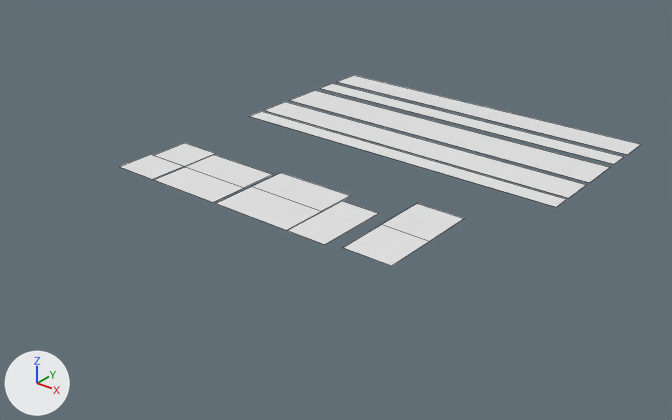
Before and after pictures for a commit that changed the FBX model 3D Assets/Master/Panel Trimsheet 01/FBX/Bake Mesh/Panel Trimsheet 01_low.fbx.
Before and after are seen from a 50 mm lens placed at (2.67, -3.79, 1.91), pointed at (0.0, -0.44, -0.16). Arrows for +X, +Y and +Z are at lower left; the lights stay in place. Mesh edges are drawn as thin lines.

Names of what the first picture shows: 'Circle_in_low', 'Circle_out_low', 'Egg_in_low', 'Long_Circle_in_low', 'Long_Circle_out_low', 'Square_in_hard_low', 'Square_in_soft_low', 'Trapezoid_in_low', 'Trapezoid_out_low', 'Trim_01_low', 'Trim_02_low', 'Trim_03_low', 'Trim_04_low', 'Trim_05_low'.
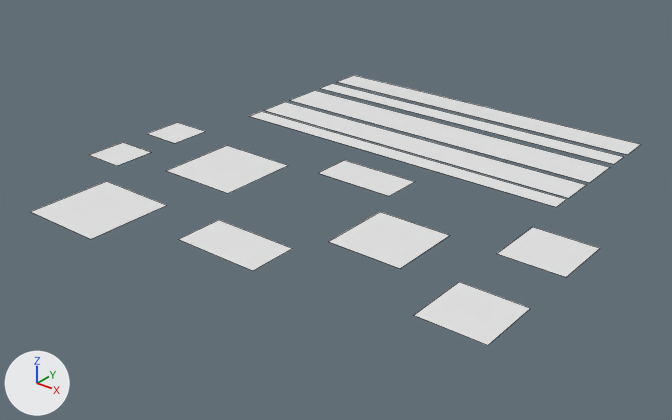
Where the newer file only moved an object's origin or applied its transform, the numbers keep the older frame.

The change, as a diff of the scene's bpy script:
```diff
--- a/3D Assets/Master/Panel Trimsheet 01/FBX/Bake Mesh/Panel Trimsheet 01_low.fbx.py
+++ b/3D Assets/Master/Panel Trimsheet 01/FBX/Bake Mesh/Panel Trimsheet 01_low.fbx.py
@@ me_plane_016 @@
 me_plane_016.from_pydata(...)  # 4 vertices, 1 face; spans x -0.731..-0.308, y -1.0..-0.783, z 0.0
-me_plane_016.vertices[0].co = (-0.731, -1.0, 0.0)  # pixel (153, 179)
-me_plane_016.vertices[1].co = (-0.308, -1.0, 0.0)  # pixel (212, 202)
-me_plane_016.vertices[2].co = (-0.731, -0.783, 0.0)  # pixel (185, 166)
-me_plane_016.vertices[3].co = (-0.308, -0.783, 0.0)  # pixel (244, 187)
+# me_plane_016 part 2
+me_plane_016.vertices[0].co = (-0.882, -1.62, 0.012)  # pixel (30, 211)
+me_plane_016.vertices[1].co = (-0.438, -1.62, 0.012)  # pixel (90, 239)
+me_plane_016.vertices[2].co = (-0.882, -1.175, 0.012)  # pixel (106, 181)
+me_plane_016.vertices[3].co = (-0.438, -1.175, 0.012)  # pixel (166, 205)
 me_plane_016.materials.append(mat_t_panel_ts_01_low)
@@ me_plane_024 @@
 me_plane_024.from_pydata(...)  # 4 vertices, 1 face; spans x 0.461..0.723, y -0.972..-0.685, z 0.0
-me_plane_024.vertices[0].co = (0.461, -0.972, 0.0)  # pixel (342, 247)
-me_plane_024.vertices[1].co = (0.723, -0.972, 0.0)  # pixel (391, 265)
-me_plane_024.vertices[2].co = (0.461, -0.685, 0.0)  # pixel (381, 224)
-me_plane_024.vertices[3].co = (0.723, -0.685, 0.0)  # pixel (429, 241)
+# me_plane_024 part 9
+me_plane_024.vertices[0].co = (0.989, -1.196, -0.026)  # pixel (413, 315)
+me_plane_024.vertices[1].co = (1.318, -1.196, -0.026)  # pixel (488, 345)
+me_plane_024.vertices[2].co = (0.989, -0.867, -0.026)  # pixel (459, 281)
+me_plane_024.vertices[3].co = (1.318, -0.867, -0.026)  # pixel (530, 308)
 me_plane_024.materials.append(mat_t_panel_ts_01_low)
@@ me_plane_018 @@
 me_plane_018.from_pydata(...)  # 4 vertices, 1 face; spans x -0.289..0.16, y -1.0..-0.749, z 0.0
+# me_plane_018 part 6: the whole mesh is moved by (0.135, -0.365, 0.0)
 me_plane_018.materials.append(mat_t_panel_ts_01_low)
@@ me_plane_019 @@
 me_plane_019.from_pydata(...)  # 4 vertices, 1 face; spans x -0.289..0.16, y -0.749..-0.529, z 0.0
+# me_plane_019 part 8: the whole mesh is moved by (0.15, 0.334, 0.0)
 me_plane_019.materials.append(mat_t_panel_ts_01_low)
@@ me_plane_023 @@
 me_plane_023.from_pydata(...)  # 4 vertices, 1 face; spans x 0.164..0.384, y -1.0..-0.601, z 0.0
-me_plane_023.vertices[0].co = (0.164, -1.0, 0.0)  # pixel (287, 230)
-me_plane_023.vertices[1].co = (0.384, -1.0, 0.0)  # pixel (324, 244)
-me_plane_023.vertices[2].co = (0.164, -0.601, 0.0)  # pixel (342, 200)
-me_plane_023.vertices[3].co = (0.384, -0.601, 0.0)  # pixel (378, 213)
+# me_plane_023 part 4
+me_plane_023.vertices[0].co = (0.386, -0.977, 0.006)  # pixel (328, 241)
+me_plane_023.vertices[1].co = (0.77, -0.977, 0.006)  # pixel (400, 268)
+me_plane_023.vertices[2].co = (0.386, -0.593, 0.006)  # pixel (380, 211)
+me_plane_023.vertices[3].co = (0.77, -0.593, 0.006)  # pixel (450, 235)
 me_plane_023.materials.append(mat_t_panel_ts_01_low)
@@ me_plane_015 @@
 me_plane_015.from_pydata(...)  # 4 vertices, 1 face; spans x -0.98..-0.738, y -0.781..-0.555, z 0.0
-me_plane_015.vertices[0].co = (-0.98, -0.781, 0.0)  # pixel (153, 155)
-me_plane_015.vertices[1].co = (-0.738, -0.781, 0.0)  # pixel (184, 166)
-me_plane_015.vertices[2].co = (-0.98, -0.555, 0.0)  # pixel (184, 142)
-me_plane_015.vertices[3].co = (-0.738, -0.555, 0.0)  # pixel (215, 153)
+# me_plane_015 part 5
+me_plane_015.vertices[0].co = (-1.249, -0.597, 0.002)  # pixel (146, 133)
+me_plane_015.vertices[1].co = (-1.014, -0.597, 0.002)  # pixel (174, 143)
+me_plane_015.vertices[2].co = (-1.249, -0.362, 0.002)  # pixel (177, 122)
+me_plane_015.vertices[3].co = (-1.014, -0.362, 0.002)  # pixel (205, 131)
 me_plane_015.materials.append(mat_t_panel_ts_01_low)
@@ me_plane_014 @@
 me_plane_014.from_pydata(...)  # 4 vertices, 1 face; spans x -1.0..-0.742, y -1.0..-0.782, z 0.0
-me_plane_014.vertices[0].co = (-1.0, -1.0, 0.0)  # pixel (119, 166)
-me_plane_014.vertices[1].co = (-0.742, -1.0, 0.0)  # pixel (152, 179)
-me_plane_014.vertices[2].co = (-1.0, -0.782, 0.0)  # pixel (150, 154)
-me_plane_014.vertices[3].co = (-0.742, -0.782, 0.0)  # pixel (184, 166)
+# me_plane_014 part 3
+me_plane_014.vertices[0].co = (-1.249, -1.001, 0.003)  # pixel (88, 154)
+me_plane_014.vertices[1].co = (-1.014, -1.001, 0.003)  # pixel (117, 165)
+me_plane_014.vertices[2].co = (-1.249, -0.766, 0.003)  # pixel (123, 142)
+me_plane_014.vertices[3].co = (-1.014, -0.766, 0.003)  # pixel (151, 152)
 me_plane_014.materials.append(mat_t_panel_ts_01_low)
@@ me_plane_025 @@
 me_plane_025.from_pydata(...)  # 4 vertices, 1 face; spans x 0.461..0.723, y -0.685..-0.399, z 0.0
 # verts and faces of me_plane_025; kept vertices keep their numbers, new ones are numbered from 4
+# me_plane_025 part 1
+delete_vertices([*range(0, 4)])  # with the faces that use them
+verts[4] = (0.989, -0.559, -0.026)  # pixel (496, 253)
+verts[5] = (1.318, -0.559, -0.026)  # pixel (566, 277)
+verts[6] = (0.989, -0.229, -0.026)  # pixel (532, 226)
+verts[7] = (1.318, -0.229, -0.026)  # pixel (600, 248)
+faces += [(4, 5, 7, 6)]
 me_plane_025.materials.append(mat_t_panel_ts_01_low)
@@ me_plane_017 @@
 me_plane_017.from_pydata(...)  # 4 vertices, 1 face; spans x -0.731..-0.308, y -0.783..-0.575, z 0.0
 # verts and faces of me_plane_017; kept vertices keep their numbers, new ones are numbered from 4
+# me_plane_017 part 7
+delete_vertices([*range(0, 4)])  # with the faces that use them
+verts[4] = (-0.751, -0.9, 0.012)  # pixel (165, 170)
+verts[5] = (-0.306, -0.9, 0.012)  # pixel (227, 193)
+verts[6] = (-0.751, -0.455, 0.012)  # pixel (227, 145)
+verts[7] = (-0.306, -0.455, 0.012)  # pixel (288, 165)
+faces += [(4, 5, 7, 6)]
 me_plane_017.materials.append(mat_t_panel_ts_01_low)
```

Where the change shows, as pixel boxes (x1, y1, x2, y2) in the pictures (672 x 420 px):
'Square_in_hard_low', reshaped (33% wider, 52% taller)
    before: (343, 225, 429, 266)
    after: (415, 282, 530, 345)
'Long_Circle_out_low', reshaped (51% wider, 64% taller)
    before: (155, 167, 244, 202)
    after: (31, 181, 166, 239)
'Egg_in_low', reshaped (31% wider, 27% taller)
    before: (287, 201, 379, 245)
    after: (329, 212, 450, 268)
'Trapezoid_in_low', mesh moved
    before: (216, 187, 321, 230)
    after: (179, 220, 292, 271)
'Square_in_soft_low', reshaped (25% wider, 31% taller)
    before: (382, 203, 464, 241)
    after: (497, 227, 600, 277)
'Trapezoid_out_low', mesh moved
    before: (252, 173, 350, 211)
    after: (319, 160, 414, 196)
'Long_Circle_in_low', reshaped (40% wider, 44% taller)
    before: (186, 155, 273, 188)
    after: (166, 145, 288, 193)
'Circle_out_low', reshaped
    before: (120, 154, 183, 179)
    after: (90, 142, 151, 166)
'Circle_in_low', reshaped (8% shorter)
    before: (155, 143, 215, 166)
    after: (147, 122, 205, 143)
